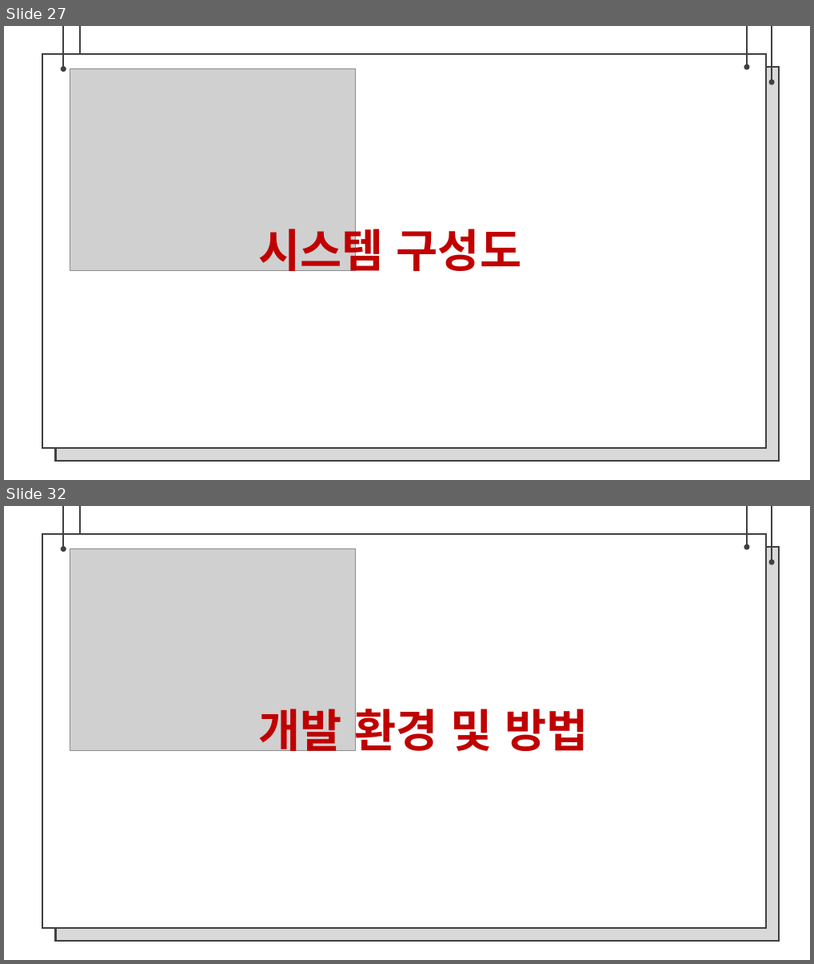
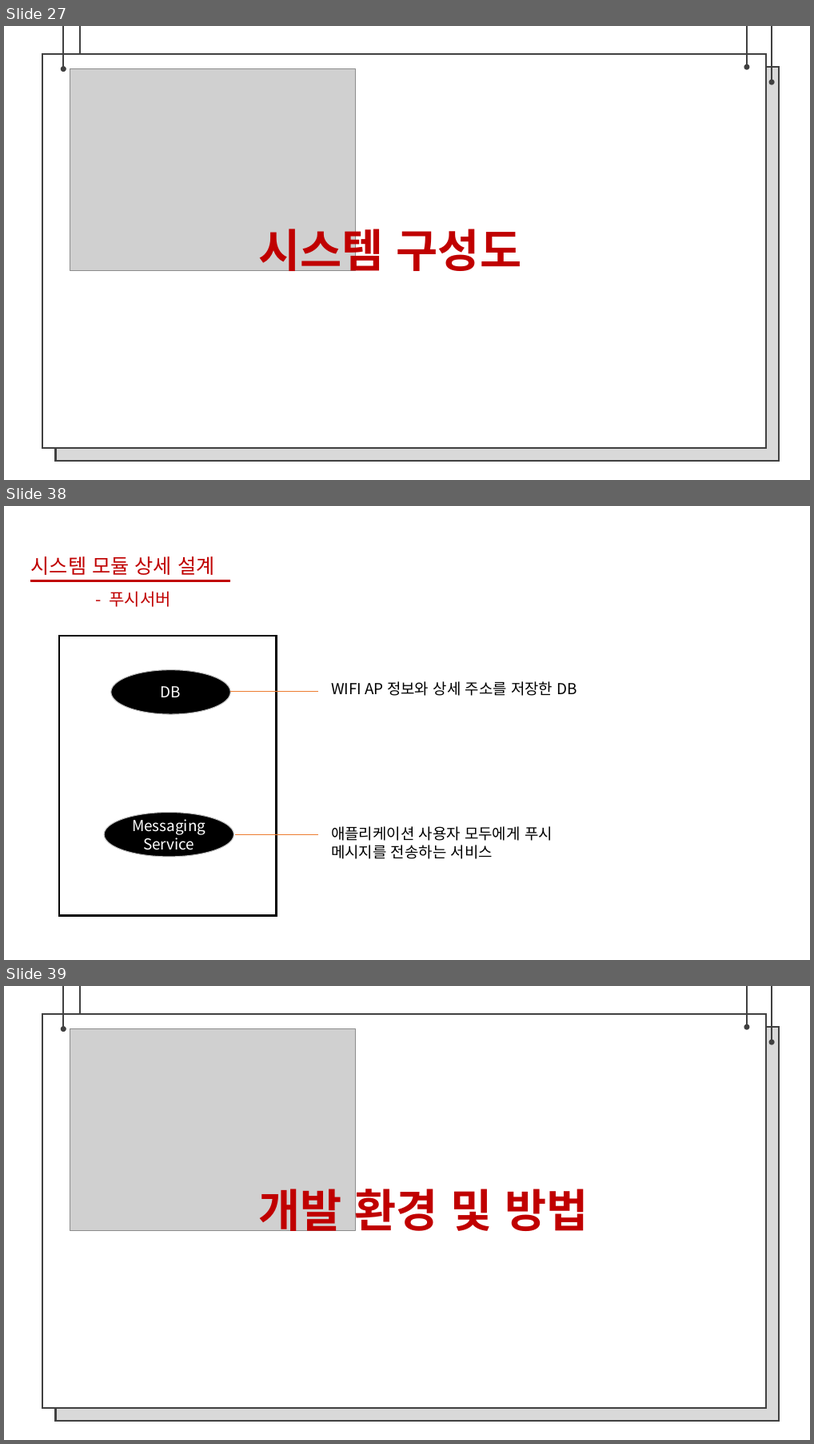
Before and after one commit to bajahoe/gitchana, a slide deck: 제안서 팀장 조동윤, 팀원 임종운.pptx. Shown one above the other, each under a label of ours: slides 27 and 32 before the commit, slides 27, 38 and 39 after it; the slides between them are not shown. The pictures are 814x964 and 814x1444 pixels, drawn with LibreOffice and Linux fonts; fonts in the diff are those of the drawing; grey boxes stand for pictures; background and template pictures are left out. Boxes give left, top, right and bottom in pixels: in the first picture for what was removed or moved away, otherwise in the second. Text is boxed around its words. In the diff, an @@ line names an element or a change of style, - is before the commit and + after.

Commit message:
자료 업데이트
발표자료 재 작성
제안서 내 사용자 상태정보 구조 변경(시각 - > 날짜, 시간)
그냥 사진

```diff
--- a/제안서 팀장 조동윤, 팀원 임종운.pptx
+++ b/제안서 팀장 조동윤, 팀원 임종운.pptx
@@ slide 38 added at <box>4,506,810,960</box>, background #FFFFFF @@
@@ text added at <box>31,556,214,575</box>, 24 pt, text #C00000 @@
+시스템 모듈 상세 설계
@@ line added from (30, 581) to (231, 581), #C00000 2.25 pt @@
@@ text added at <box>109,591,170,607</box>, 20 pt, text #C00000 @@
+- 푸시서버
@@ rectangle added at <box>59,636,276,915</box>, outline #000000 2.25 pt @@
@@ ellipse added at <box>111,670,231,714</box>, fill #000000, outline #BFBFBF 1 pt, 18 pt, text #FFFFFF @@
+DB
@@ line added from (318, 691) to (231, 691), #ED7D31 0.5 pt @@
@@ text added at <box>331,681,578,696</box>, 18 pt, text #000000 @@
+WIFI AP 정보와 상세 주소를 저장한 DB
@@ ellipse added at <box>104,812,234,856</box>, fill #000000, outline #BFBFBF 1 pt, 18 pt, text #FFFFFF @@
+Messaging
+Service
@@ line added from (318, 835) to (236, 835), #ED7D31 0.5 pt @@
@@ text added at <box>331,826,553,859</box>, 18 pt, text #000000 @@
+애플리케이션 사용자 모두에게 푸시
+메시지를 전송하는 서비스
@@ what was slide 32 is now slide 39 @@
```
Also in this commit, not shown: 6 slides changed, 11 other slides added, 2 other files.
